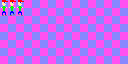
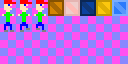
Before/after of a (128, 64) layered artwork. What changed in the layer stack:
painted on "Background" over [1, 0, 128, 32]
